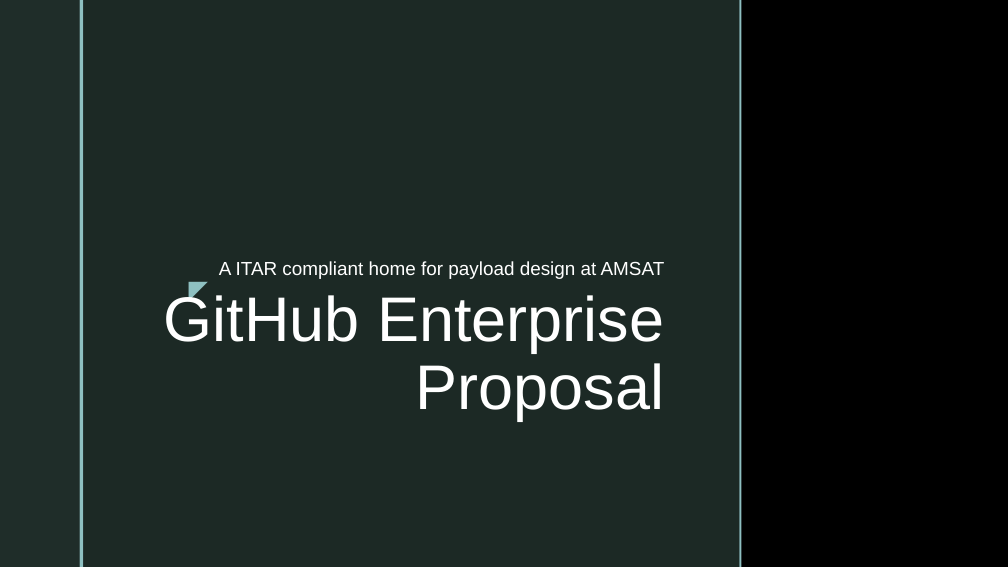
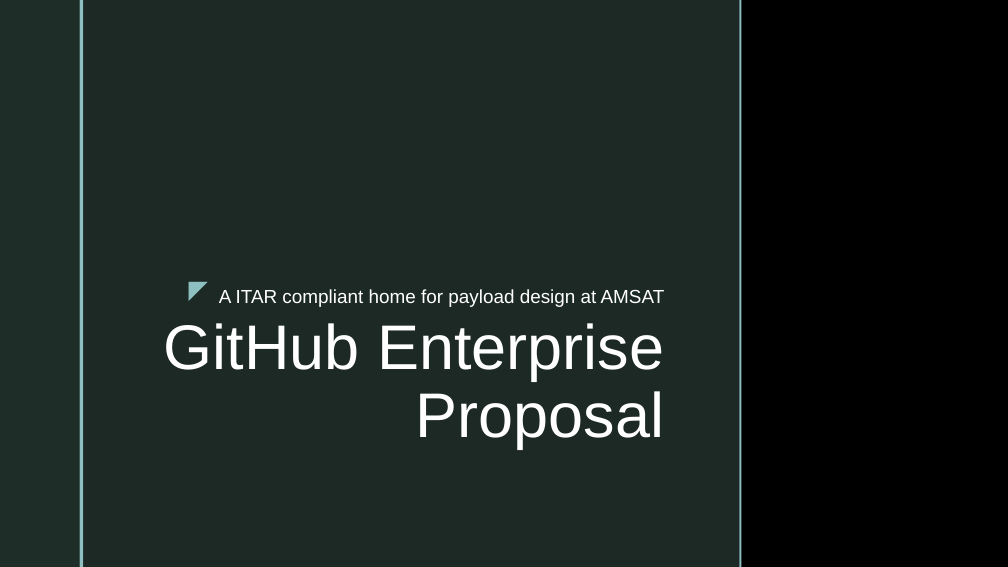
Before and after one commit to OpenResearchInstitute/documents, a slide deck: slide 1 of Papers_Articles_Presentations/Slide_Presentations/20171208_GitHubEnterpriseProposal.pptx. Drawn at 1008x567 pixels with LibreOffice and Linux fonts; fonts in the diff are those of the drawing; background and template pictures are left out. Boxes give left, top, right and bottom in pixels: in the first picture for what was removed or moved away, otherwise in the second. Text is boxed around its words. In the diff, an @@ line names an element or a change of style, - is before the commit and + after.

```diff
--- a/Papers_Articles_Presentations/Slide_Presentations/20171208_GitHubEnterpriseProposal.pptx
+++ b/Papers_Articles_Presentations/Slide_Presentations/20171208_GitHubEnterpriseProposal.pptx
@@ subtitle "A ITAR compliant home for ...": place and size @@
-subtitle "A ITAR compliant home for ..." at (219,261,665,279)
+subtitle "A ITAR compliant home for ..." at (219,289,665,307)
@@ title "GitHub Enterprise Proposal": place and size @@
-title "GitHub Enterprise Proposal" at (164,292,665,421)
+title "GitHub Enterprise Proposal" at (164,323,665,449)
```
Also in this commit, not shown: 1 other slide changed, 2 other files.
